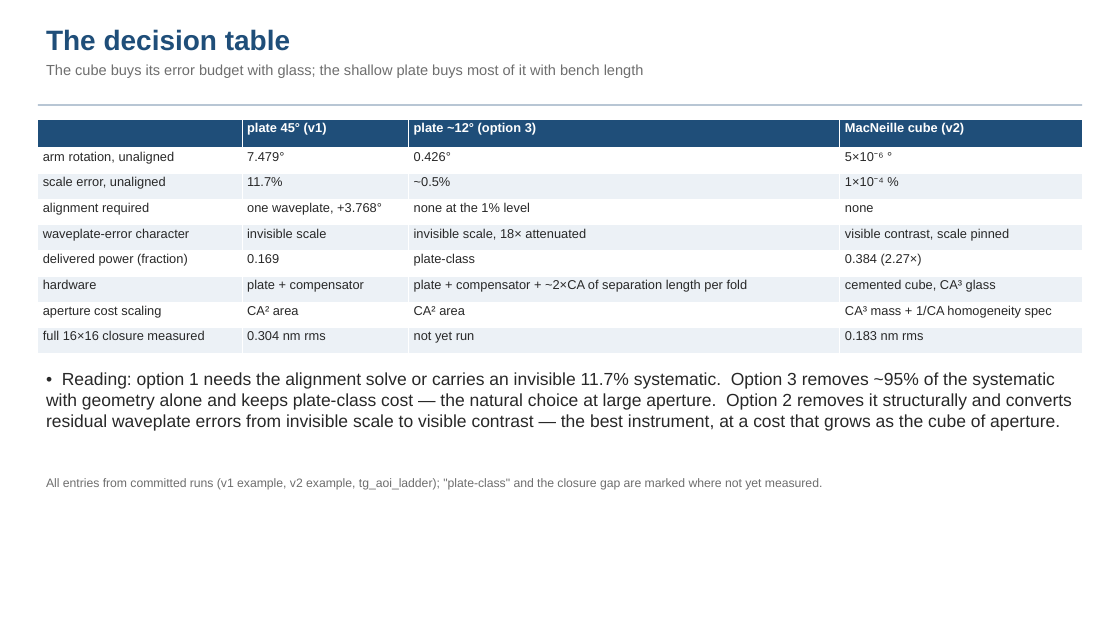
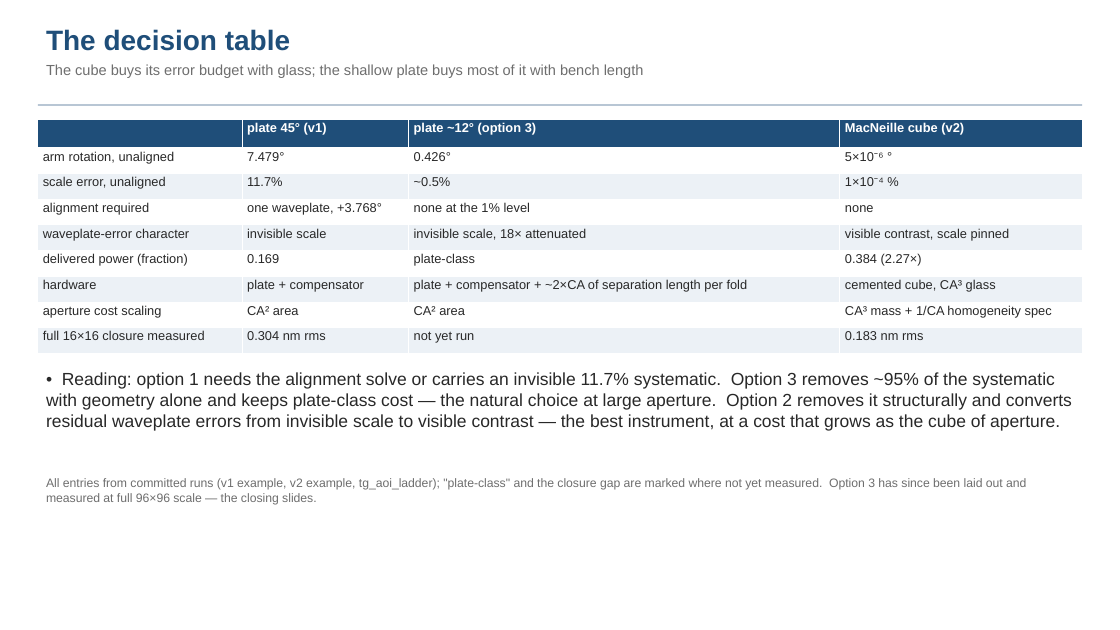
Before and after one commit to nasa-jpl/macos, a slide deck: slide 4 of demo_session/deck_tg_fang.pptx. Drawn at 1120x630 pixels with LibreOffice and Linux fonts; fonts in the diff are those of the drawing. Boxes give left, top, right and bottom in pixels: in the first picture for what was removed or moved away, otherwise in the second. Text is boxed around its words. In the diff, an @@ line names an element or a change of style, - is before the commit and + after.

```diff
--- a/demo_session/deck_tg_fang.pptx
+++ b/demo_session/deck_tg_fang.pptx
@@ text at (46, 478, 1026, 505): text changed @@
-All entries from committed runs (v1 example, v2 example, tg_aoi_ladder); "plate-class" and the closure gap are marked where not yet measured.
+All entries from committed runs (v1 example, v2 example, tg_aoi_ladder); "plate-class" and the closure gap are marked where not yet measured. Option 3 has since been laid out and measured at full 96×96 scale — the closing slides.
```
Also in this commit, not shown: 2 other slides changed, 3 slides added, 4 other files.
